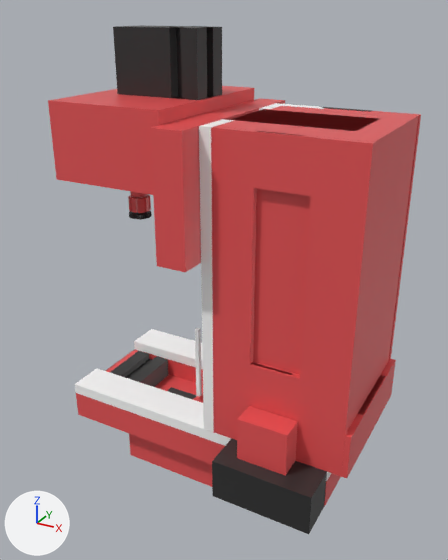
Renders of the glTF model AAS Client/3D_models/Torre.glb from each side of a commit.
Before and after are seen from a 50 mm camera at (9.48, -17.19, 13.85) aimed at (0.16, -0.24, 5.37). Lighting does not change. The marker at lower left points along +X, +Y and +Z. The older version comes first. Where no turn or scale is listed for an object, it has been applied to the vertices.
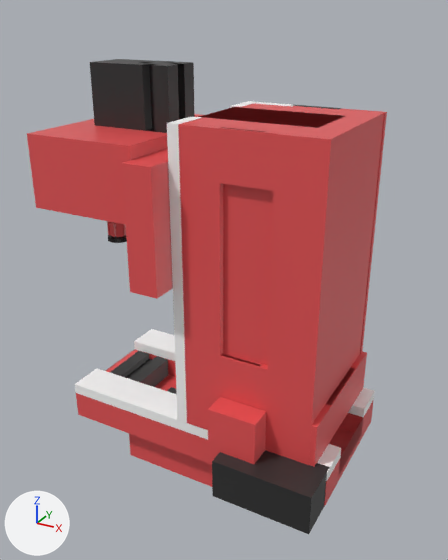
Location of each change, [x1, y1, x2, y2] in pixels of the pictures (448 x 560 px):
'Cube.013', moved
    before: [215, 106, 419, 431]
    after: [183, 103, 384, 420]
'Torre Horizontal', moved
    before: [295, 137, 375, 476]
    after: [265, 133, 334, 465]
'Cube.006', moved
    before: [48, 86, 285, 272]
    after: [27, 114, 203, 299]
'Cube.015', moved
    before: [211, 127, 257, 440]
    after: [178, 123, 223, 430]
'Cube.031', moved
    before: [153, 26, 222, 100]
    after: [127, 61, 195, 133]
'Cube.011', moved
    before: [199, 119, 234, 432]
    after: [167, 117, 202, 423]
'Cube.017', moved
    before: [237, 406, 298, 476]
    after: [208, 397, 266, 464]
'Cube.032', moved
    before: [113, 25, 171, 97]
    after: [90, 59, 152, 129]
'Cube.020', moved
    before: [341, 359, 396, 478]
    after: [309, 351, 367, 467]
'Cube.019', moved
    before: [371, 111, 421, 361]
    after: [341, 108, 387, 354]
'Cube.014', moved
    before: [128, 195, 151, 213]
    after: [107, 221, 126, 237]
'Cylinder.002', moved
    before: [129, 211, 152, 219]
    after: [108, 235, 127, 243]

The change in detail:
Object 'Torre Horizontal' (ob_torre_horizontal) moves from (4.69, -2.41, 5.89) to (3.64, -2.41, 5.89).
Object 'Cube.011' (ob_cube_011) moves from (0.82, -1.87, 5.9) to (-0.22, -1.87, 5.9).
Object 'Cube.013' (ob_cube_013) moves from (3.11, 0.0, 5.89) to (2.07, 0.0, 5.89).
Object 'Cube.015' (ob_cube_015) moves from (1.56, -2.41, 5.89) to (0.52, -2.41, 5.89).
Object 'Cube.017' (ob_cube_017) moves from (3.12, -2.79, 1.62) to (2.08, -2.79, 1.62).
Object 'Cube.019' (ob_cube_019) moves from (4.69, 2.41, 5.89) to (3.64, 2.41, 5.89).
Object 'Cube.020' (ob_cube_020) moves from (5.52, 0.0, 1.63) to (4.47, 0.0, 1.63).
Object 'Cube.014' (ob_cube_014) moves from (-3.39, 0.0, 7.51) to (-4.43, 0.0, 6.44).
Object 'Cylinder.002' (ob_cylinder_002) moves from (-3.39, 0.0, 7.1) to (-4.43, 0.0, 6.03).
Object 'Cube.006' (ob_cube_006) moves from (0.11, 0.0, 8.9) to (-0.93, 0.0, 7.83).
Object 'Cube.031' (ob_cube_031) moves from (-1.21, 0.0, 12.31) to (-2.25, 0.0, 11.24).
Object 'Cube.032' (ob_cube_032) moves from (-2.71, 0.0, 12.31) to (-3.75, 0.0, 11.24).
